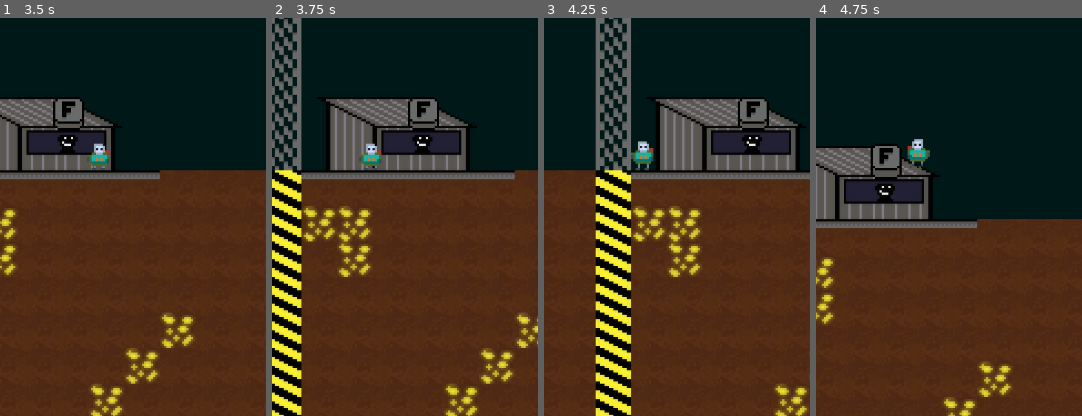
Above: before the commit, frames 1-4 (left to right).
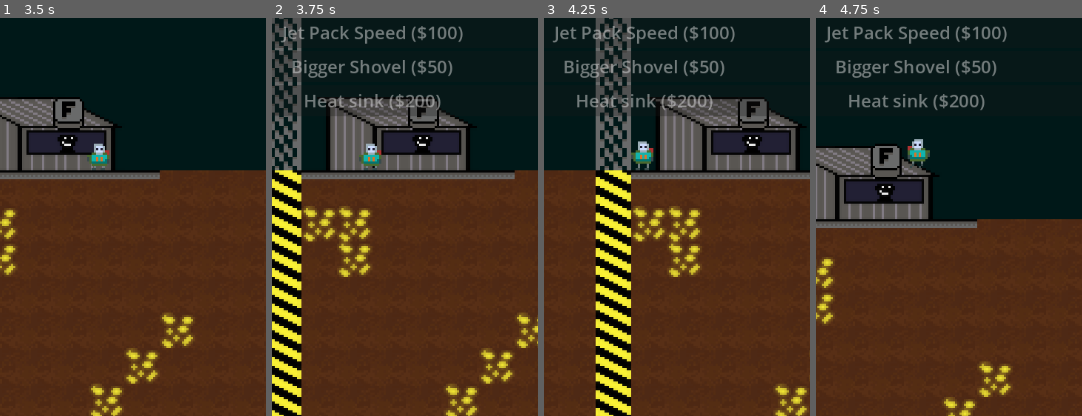
Above: after the commit, the same moments.

Repository: brikr/ludum-dare-57
Game: Godot game, scene res://scenes/main/main.tscn
The game is run twice, just before and just after one commit, with the same random seed, the same clock (stepped at 60 frames per second) and the same inputs.
Inputs (mouse positions are % of the whole screen's width and height, from its top left):
- Up to frame 1 (3.5 s): tap Enter at 0.5 s; move the mouse to (45, 70) at 0.52 s; hold D (move_right) 0.53-2.03 s; tap F (interact) at 0.6, 2.1 s; tap Space (jump) at 0.77, 1.52, 3.02 s; move the mouse to (80, 65) at 1.27 s; click (80, 65) at 1.35 s; move the mouse to (20, 35) at 2.02 s; hold A (move_left) from 2.03 s (still down); move the mouse to (55, 50) at 2.77 s; click (55, 50) at 2.85 s
- Up to frame 2 (3.75 s): keep holding A (move_left); move the mouse to (35, 25) at 3.52 s; tap F (interact) at 3.6 s
- Up to frame 3 (4.25 s): keep holding A (move_left); tap Space (jump) at 3.77 s
- Up to frame 4 (4.75 s): move the mouse to (72, 45) at 4.27 s; release A (move_left) at 4.28 s; hold D (move_right) from 4.28 s (still down); click (72, 45) at 4.35 s; tap Space (jump) at 4.52 s
The pictures show only the part of the screen within x 31-81%, y 32-82%; the shares and areas given below are measured in that part.

Frame 1 is identical in both runs. In frame 2, 3.0% of the frame differs, in the area x 3-72%, y 2-25%; in frame 3, 3.0%, in the area x 3-73%, y 2-25%; in frame 4, 3.0%.
Error before the commit: Parse Error: Cannot find member "HE" in base "Item.StatImpact". (res://scripts/items/items.gd:6)

Commit message:
Fix Item

Diff:
--- a/scenes/player/player.tscn
+++ b/scenes/player/player.tscn
@@ -395,3 +395,4 @@
 [node name="BreakSound" type="AudioStreamPlayer2D" parent="."]
 stream = ExtResource("5_p47bc")
 volume_db = -10.0
+pitch_scale = 0.2
--- a/scenes/shop_ui/shop_ui.gd
+++ b/scenes/shop_ui/shop_ui.gd
@@ -25,3 +25,4 @@
   button.item.apply()
   button.queue_free()
   buttons.erase(button.item.name)
+  update_button_states()
--- a/scripts/items/items.gd
+++ b/scripts/items/items.gd
@@ -3,7 +3,7 @@
 var GEAR_REGISTRY = [
   Item.new("Jet Pack Speed", 100.0, Item.Type.GEAR, {Item.StatImpact.JETPACK_SPEED_LIMIT: 25}),
   Item.new("Bigger Shovel", 50.0, Item.Type.GEAR, {Item.StatImpact.DIGGING_POWER: 1}),
-  Item.new("Heat sink", 200, Item.Type.GEAR, {Item.StatImpact.DIGGING_HEAT_GEN: -0.25, Item.StatImpact.HE: -0.25}, ),
+  Item.new("Heat sink", 200, Item.Type.GEAR, {Item.StatImpact.DIGGING_HEAT_GEN: -0.25, Item.StatImpact.HEAT_DECAY_RATE: 0.25}, ),
 ]
 
 var CONSUMEABLE_REGISTRY = [
